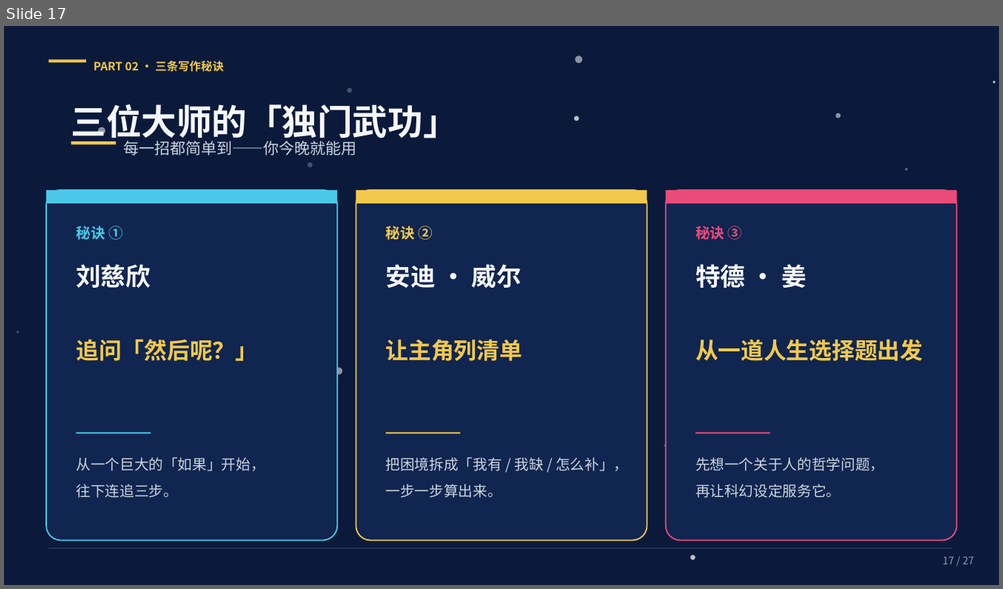
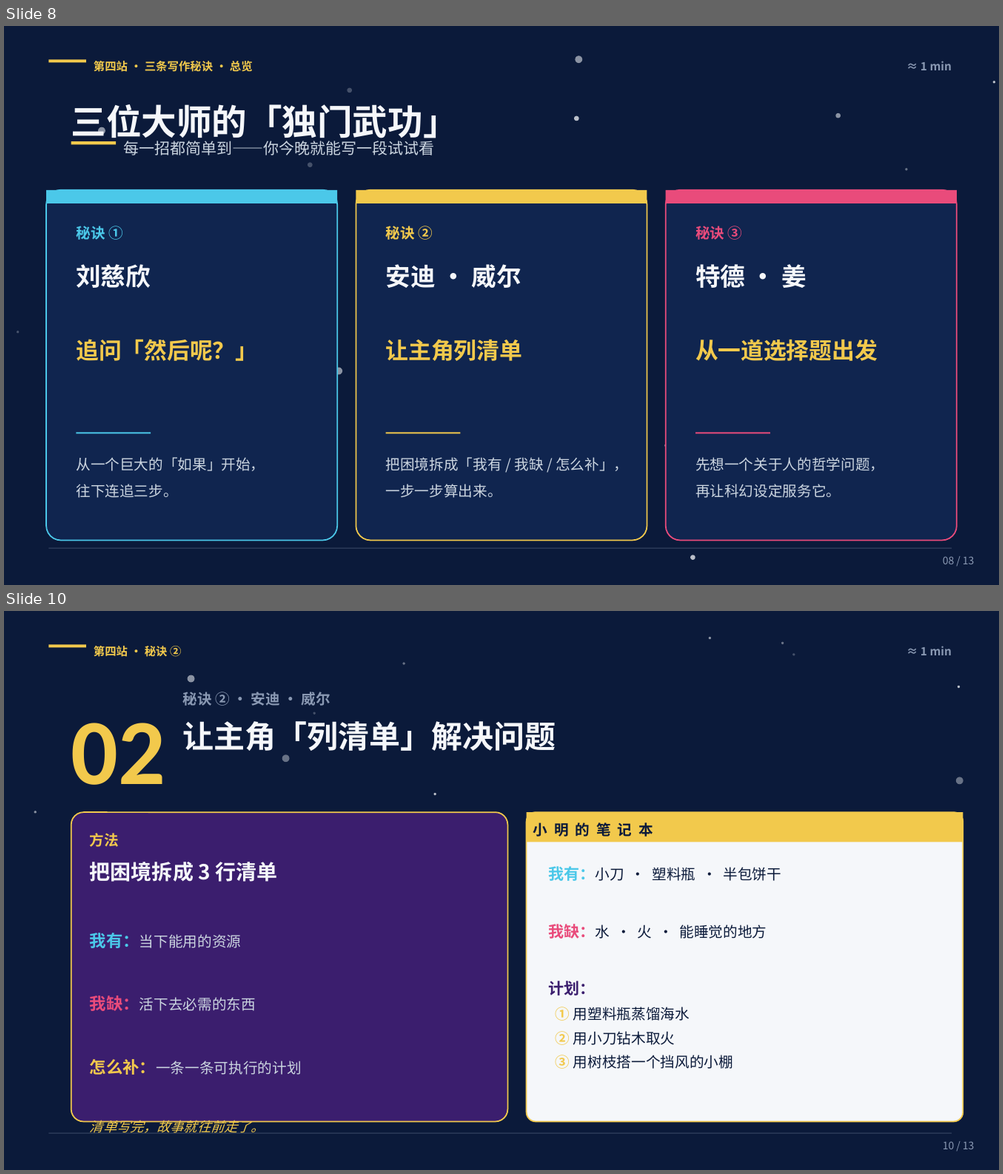
Before and after one commit to risyoucn-boop/kiro2026, a slide deck: 三位科幻大师的武功秘籍.pptx. Shown one above the other, each under a label of ours: slide 17 before the commit, slides 8 and 10 after it; the slides between them are not shown. The pictures are 1003x589 and 1003x1174 pixels, drawn with LibreOffice and Linux fonts; fonts in the diff are those of the drawing. Boxes give left, top, right and bottom in pixels: in the first picture for what was removed or moved away, otherwise in the second. Text is boxed around its words. In the diff, an @@ line names an element or a change of style, - is before the commit and + after.

```diff
--- a/三位科幻大师的武功秘籍.pptx
+++ b/三位科幻大师的武功秘籍.pptx
@@ slide 10 added at (4,611,999,1170), background #FFFFFF @@
@@ rectangle added at (4,611,999,1170), fill #0B1A3A @@
@@ rectangle added at (48,644,86,647), fill #F2C94C @@
@@ text added at (94,646,181,657), 11 pt, text #F2C94C, bold @@
+第四站 · 秘诀 ②
@@ ellipse added at (708,637,711,639), fill #F5F7FA at 55% opacity @@
@@ ellipse added at (782,641,784,644), fill #F5F7FA at 40% opacity @@
@@ ellipse added at (793,653,795,655), fill #F5F7FA at 25% opacity @@
@@ text added at (920,646,951,655), 11 pt, text #8A99B3, bold @@
+≈ 1 min
@@ ellipse added at (188,675,195,683), fill #F5F7FA at 55% opacity @@
@@ ellipse added at (402,663,404,665), fill #F5F7FA at 40% opacity @@
@@ text added at (183,692,330,706), 14 pt, text #8A99B3, bold @@
+秘诀 ② · 安迪 · 威尔
@@ ellipse added at (958,686,960,688), fill #F5F7FA at 75% opacity @@
@@ text added at (183,721,556,756), 30 pt, text #F5F7FA, bold @@
+让主角「列清单」解决问题
@@ ellipse added at (313,712,315,714), fill #F5F7FA at 25% opacity @@
@@ text added at (71,723,166,785), 90 pt, text #F2C94C, bold @@
+02
@@ ellipse added at (282,755,290,763), fill #F5F7FA at 40% opacity @@
@@ ellipse added at (956,777,964,785), fill #F5F7FA at 40% opacity @@
@@ ellipse added at (434,793,436,795), fill #F5F7FA at 75% opacity @@
@@ ellipse added at (34,811,36,813), fill #F5F7FA at 55% opacity @@
@@ rounded rectangle added at (71,812,508,1122), fill #3B1E6E, outline #F2C94C 1.25 pt @@
@@ rounded rectangle added at (526,812,963,1122), fill #F5F7FA, outline #F2C94C 1.25 pt @@
@@ rectangle added at (526,812,963,843), fill #F2C94C @@
@@ text added at (533,823,653,837), 14 pt, text #0B1A3A, bold @@
+小 明 的 笔 记 本
@@ text added at (90,833,119,847), 14 pt, text #F2C94C, bold @@
+方法
@@ text added at (90,862,277,882), 20 pt, text #F5F7FA, bold @@
+把困境拆成 3 行清单
@@ text added at (549,866,781,1069), 14 pt, text #0B1A3A @@
+我有：小刀 · 塑料瓶 · 半包饼干
+我缺：水 · 火 · 能睡觉的地方
+计划：
+① 用塑料瓶蒸馏海水
+② 用小刀钻木取火
+③ 用树枝搭一个挡风的小棚
@@ text added at (90,933,301,1136), 14 pt, text #CBD5E0 @@
+我有：当下能用的资源
+我缺：活下去必需的东西
+怎么补：一条一条可执行的计划
+清单写完，故事就往前走了。
@@ rectangle added at (48,1133,951,1134), fill #8A99B3 at 40% opacity @@
@@ text added at (942,1142,974,1150), 10 pt, text #8A99B3 @@
+10 / 13
@@ what was slide 17 is now slide 8 @@
@@ slide 8 changed as well @@
@@ text at (94,61,253,72): text changed @@
-PART 02 · 三条写作秘诀
+第四站 · 三条写作秘诀 · 总览
@@ text added at (920,61,951,70), 11 pt, text #8A99B3, bold @@
+≈ 1 min
@@ text at (123,141,434,156): text changed @@
-每一招都简单到——你今晚就能用
+每一招都简单到——你今晚就能写一段试试看
@@ text at (695,339,877,361): text changed @@
-从一道人生选择题出发
+从一道选择题出发
@@ text at (942,557,974,565): text changed @@
-17 / 27
+08 / 13
```
Also in this commit, not shown: 11 other slides changed, 14 slides removed, 1 other file.
